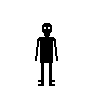
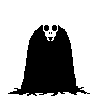
The second w=100, h=100 image is a revision of the first. Changes to its layers:
hid "Layer 5 copy", painted on it over [35, 23, 58, 86]
hid "Layer 5 copy 2" over [35, 23, 58, 86]
hid "Layer 5" over [35, 23, 58, 86]
hid "Layer 1", painted on it over [39, 48, 62, 84]
added layer "Layer 8" above "Layer 9" over [8, 23, 90, 96]
